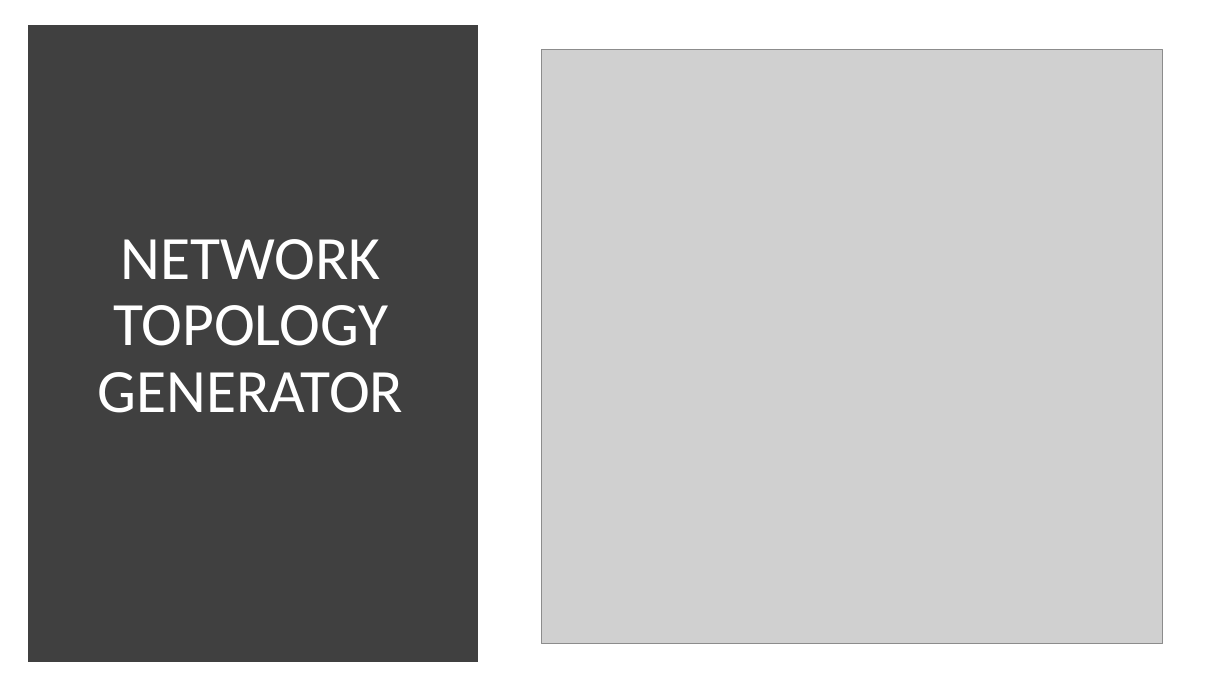
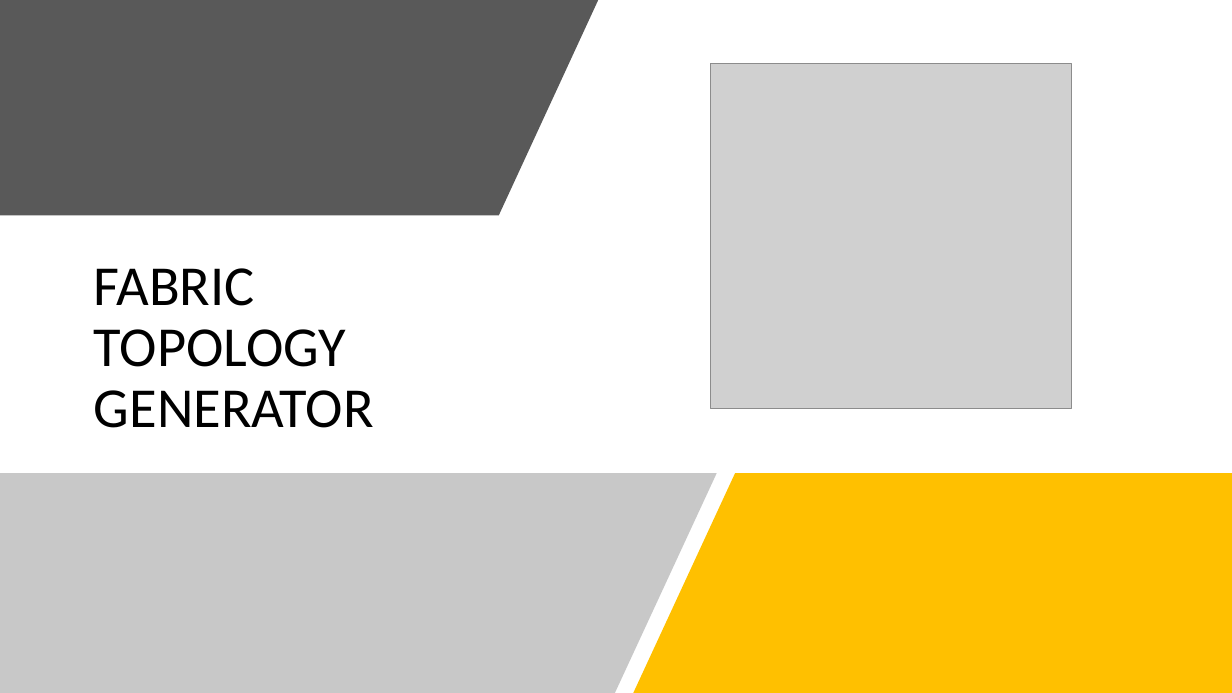
Before and after one commit to umangnangal/Topology_Generator, a slide deck: slide 1 of San_Charcha_30th_Sept.pptx. Drawn at 1232x693 pixels with LibreOffice and Linux fonts; fonts in the diff are those of the drawing; grey boxes stand for pictures. Boxes give left, top, right and bottom in pixels: in the first picture for what was removed or moved away, otherwise in the second. Text is boxed around its words. In the diff, an @@ line names an element or a change of style, - is before the commit and + after.

```diff
--- a/San_Charcha_30th_Sept.pptx
+++ b/San_Charcha_30th_Sept.pptx
@@ freeform shape added at (x1=0, y1=0, x2=598, y2=215), fill #595959 @@
@@ rectangle removed at (x1=34, y1=31, x2=472, y2=656) @@
@@ picture resized from (x1=542, y1=50, x2=1164, y2=644) to (x1=711, y1=64, x2=1071, y2=409) @@
@@ title at (x1=94, y1=268, x2=374, y2=428): text changed; size 48 to 44 pt; text colour #FFFFFF to #000000 @@
-NETWORK TOPOLOGY GENERATOR
+FABRIC TOPOLOGY GENERATOR
@@ freeform shape added at (x1=0, y1=473, x2=717, y2=693), fill #B2B2B2 at 70% opacity @@
@@ freeform shape added at (x1=633, y1=473, x2=1232, y2=693), fill #FFC000 @@
```
Also in this commit, not shown: 3 other slides changed, 6 other files.
